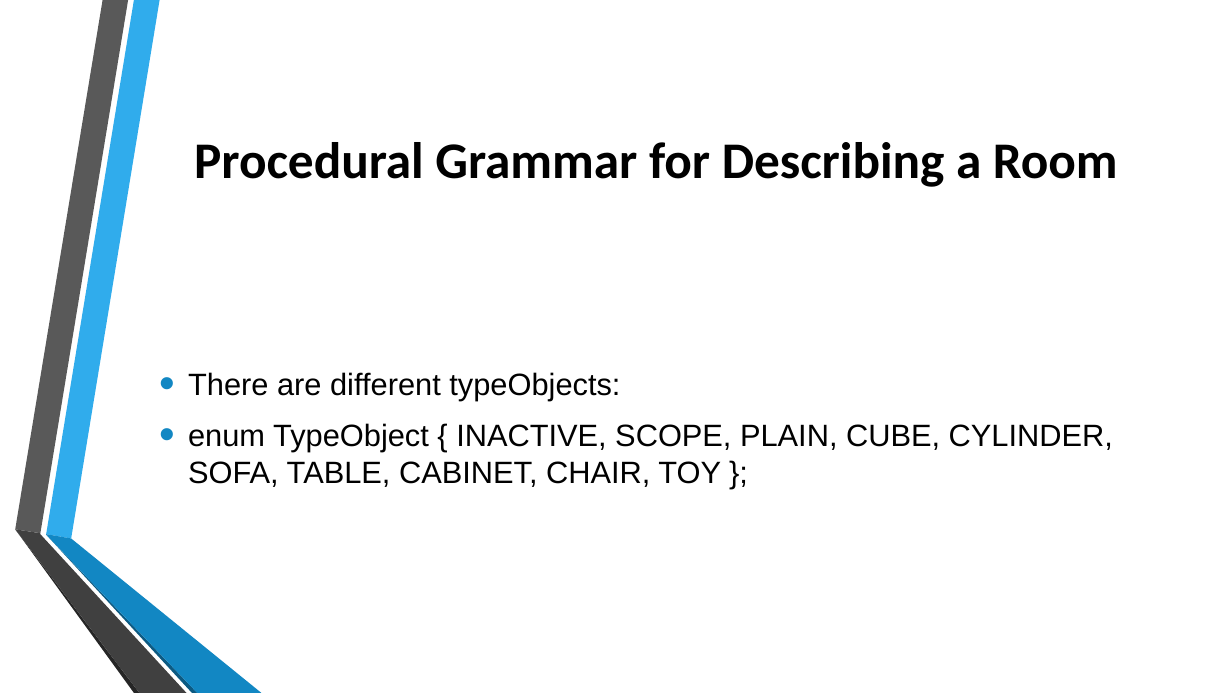
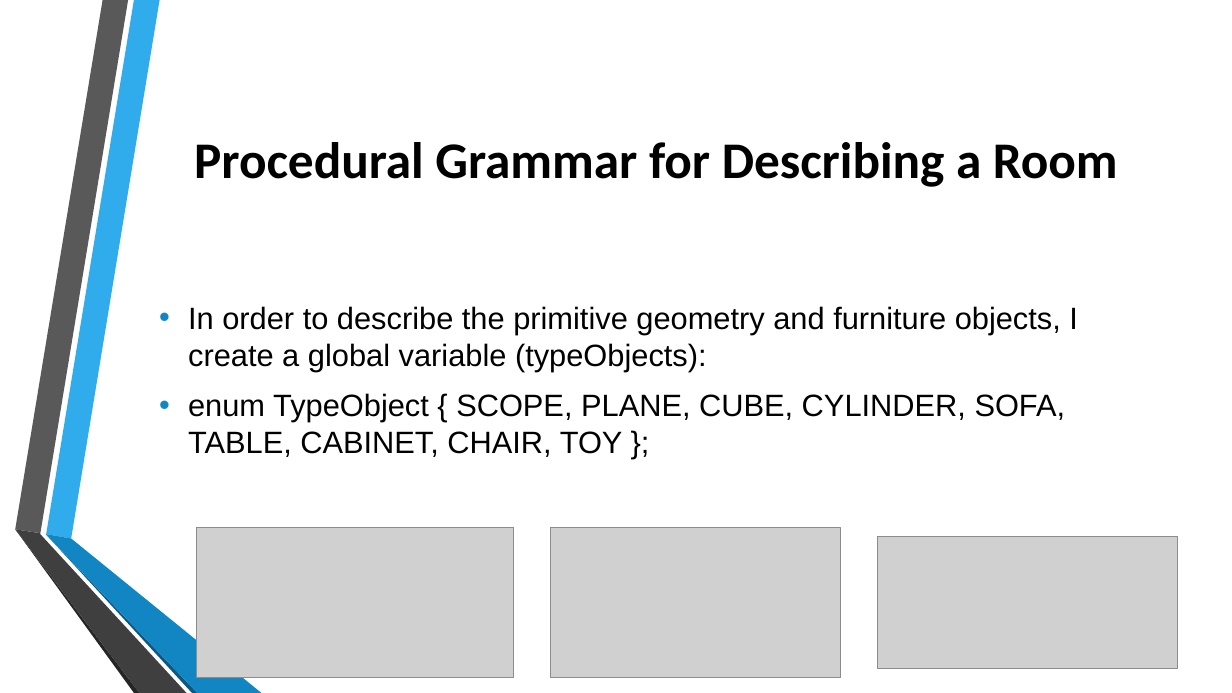
Before and after one commit to jtrillos/ProceduralModelingProject, a slide deck: slide 12 of Final Presentation.pptx (slide 5 before the commit). Drawn at 1232x693 pixels with LibreOffice and Linux fonts; fonts in the diff are those of the drawing; grey boxes stand for pictures; background and template pictures are left out. Boxes give left, top, right and bottom in pixels: in the first picture for what was removed or moved away, otherwise in the second. Text is boxed around its words. In the diff, an @@ line names an element or a change of style, - is before the commit and + after.

```diff
--- a/Final Presentation.pptx
+++ b/Final Presentation.pptx
@@ text at [188,306,1078,457]: text changed @@
-• There are different typeObjects:
-• enum TypeObject { INACTIVE, SCOPE, PLAIN, CUBE, CYLINDER, SOFA, TABLE, CABINET, CHAIR, TOY };
+• In order to describe the primitive geometry and furniture objects, I create a global variable (typeObjects):
+• enum TypeObject { SCOPE, PLANE, CUBE, CYLINDER, SOFA, TABLE, CABINET, CHAIR, TOY };
@@ freeform shape at [46,535,198,693]: fill #0C5A82 to #0B5982 @@
@@ freeform shape at [46,534,262,693]: fill #1287C3 to #1186C3 @@
@@ picture added at [197,528,514,678] @@
@@ picture added at [551,528,841,678] @@
@@ picture added at [877,537,1177,669] @@
```
Also in this commit, not shown: 10 other slides changed, 9 slides added, 1 slide removed.
